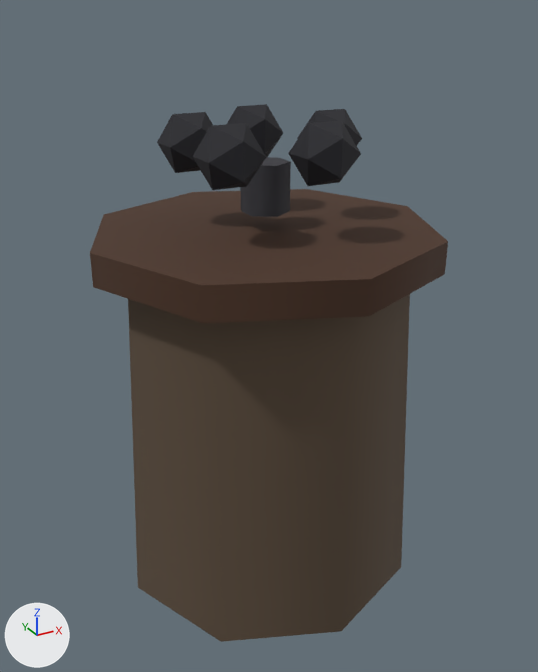
What one commit did to the glTF model public/models/buildings/bombTower/goblin-level1.glb.
Camera for both pictures: a 50 mm camera at (-2.14, -3.93, 3.63) aimed at (0.0, -0.04, 1.68). The axes (+X, +Y, +Z) are drawn at lower left. The lights are the same throughout. The first picture is the older version. Where no turn or scale is listed for an object, it has been applied to the vertices. Vertices at exactly the same position are counted once.
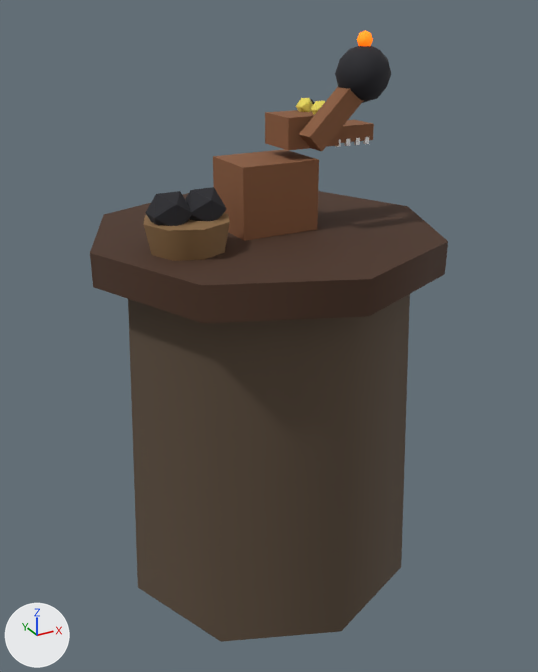
ob_turret is not drawn itself; it is the parent of ob_mesh_6, ob_mesh_7.

Pixel boxes [x1, y1, x2, y2] of what changed, in the pictures (538 x 672 px):
'Mesh_2', recoloured, reshaped, moved
    before: [240, 157, 291, 217]
    after: [213, 149, 319, 241]
'Mesh_6', recoloured, reshaped, moved
    before: [157, 112, 213, 173]
    after: [265, 110, 339, 150]
'Mesh_5', recoloured, reshaped, moved (not visible afterwards)
    before: [192, 123, 266, 190]
'Mesh_4', recoloured, reshaped, moved (not visible afterwards)
    before: [288, 120, 361, 186]
'Mesh_23', added (brown)
    after: [143, 212, 230, 261]
'Mesh_21', added (black)
    after: [335, 46, 391, 103]
'Mesh_7', recoloured, reshaped, moved
    before: [227, 104, 283, 157]
    after: [339, 120, 374, 143]
'Mesh_20', added (brown)
    after: [299, 87, 364, 151]
'Mesh_24', added (black)
    after: [145, 191, 192, 226]
'Mesh_25', added (black)
    after: [185, 187, 226, 221]
'Mesh_3', recoloured
    both: [297, 109, 362, 146]
'Mesh_22', added
    after: [357, 30, 373, 46]
'Mesh_8', added
    after: [296, 98, 313, 112]
'Mesh_10', added
    after: [311, 101, 325, 115]
part 2 of me_mesh_3, built on (black)
    before: [297, 109, 362, 146]

What changed in the scene script:
```text
Change mat_material_2:
    mat_material_2.base_color: (0.0423, 0.0423, 0.0513) -> (0.254, 0.102, 0.0423)  # dark grey #3a3a40 -> brown #8a5a3a
Change mat_material_3:
    mat_material_3.base_color: (0.016, 0.016, 0.0212) -> (0.761, 0.694, 0.352)  # black #222228 -> beige #e2d9a0
Change me_mesh_2:
    remove me_mesh_2.from_pydata(...)  # 16 vertices, 24 faces; spans x -0.13..0.13, y -0.15..0.15, z -0.15..0.15
    add me_mesh_2.from_pydata(...)  # 8 vertices, 12 faces; spans x -0.25..0.25, y -0.2..0.2, z -0.25..0.25
    me_mesh_2 part 1: the whole mesh is rebuilt
Change me_mesh_3:
    remove me_mesh_3.from_pydata(...)  # 12 vertices, 20 faces; spans x -0.17..0.17, y -0.17..0.17, z -0.17..0.17
    add me_mesh_3.from_pydata(...)  # 8 vertices, 12 faces; spans x -0.15..0.15, y -0.14..0.14, z -0.15..0.15
    me_mesh_3 part 2: the whole mesh is rebuilt
Change me_mesh_4:
    remove me_mesh_4.from_pydata(...)  # 12 vertices, 20 faces; spans x -0.17..0.17, y -0.17..0.17, z -0.17..0.17
    remove me_mesh_4.materials.append(mat_material_3)  # black #222228
    add me_mesh_4.from_pydata(...)  # 8 vertices, 12 faces; spans x -0.06..0.06, y -0.06..0.06, z -0.1..0.1
    me_mesh_4 part 3: the whole mesh is rebuilt
    add me_mesh_4.materials.append(mat_material_2)  # brown #8a5a3a
Change me_mesh_5:
    remove me_mesh_5.from_pydata(...)  # 12 vertices, 20 faces; spans x -0.17..0.17, y -0.17..0.17, z -0.17..0.17
    remove me_mesh_5.materials.append(mat_material_3)  # black #222228
    add me_mesh_5.from_pydata(...)  # 8 vertices, 12 faces; spans x -0.06..0.06, y -0.06..0.06, z -0.1..0.1
    me_mesh_5 part 4: the whole mesh is rebuilt
    add me_mesh_5.materials.append(mat_material_2)  # brown #8a5a3a
Change me_mesh_6:
    used by ob_mesh_6; parent = ob_turret; location = (-0.364, 0.265, 0.4)
    remove me_mesh_6.from_pydata(...)  # 12 vertices, 20 faces; spans x -0.17..0.17, y -0.17..0.17, z -0.17..0.17
    remove me_mesh_6.materials.append(mat_material_3)  # black #222228
    add me_mesh_6.from_pydata(...)  # 8 vertices, 12 faces; spans x -0.25..0.25, y -0.2..0.2, z -0.13..0.13
    me_mesh_6 part 5: the whole mesh is rebuilt
    add me_mesh_6.materials.append(mat_material_2)  # brown #8a5a3a
Change me_mesh_7:
    used by ob_mesh_7; parent = ob_turret; location = (0.139, 0.428, 0.4)
    remove me_mesh_7.from_pydata(...)  # 12 vertices, 20 faces; spans x -0.17..0.17, y -0.17..0.17, z -0.17..0.17
    remove me_mesh_7.materials.append(mat_material_3)  # black #222228
    add me_mesh_7.from_pydata(...)  # 8 vertices, 12 faces; spans x -0.225..0.225, y -0.15..0.15, z -0.07..0.07
    me_mesh_7 part 6: the whole mesh is rebuilt
    add me_mesh_7.materials.append(mat_material_2)  # brown #8a5a3a
Add me_mesh_20:
    me_mesh_20.from_pydata([(0.185, -0.06, 0.096), (0.185, 0.06, 0.096), (-0.102, -0.06, -0.182), (-0.102, 0.06, -0.182), (0.102, 0.06, 0.182), (0.102, -0.06, 0.182), (-0.185, 0.06, -0.096), (-0.185, -0.06, -0.096)], [], [(0, 2, 1), (2, 3, 1), (4, 6, 5), (6, 7, 5), (4, 5, 1), (5, 0, 1), (7, 6, 2), (6, 3, 2), (5, 7, 0), (7, 2, 0), (1, 3, 4), (3, 6, 4)])
    me_mesh_20.materials.append(mat_material_2)  # brown #8a5a3a
Change ob_turret:
    ob_turret.location: (0.0, 0.0, 2.5) -> (0.0, 0.0, 2.27)
Change ob_mesh_2:
    ob_mesh_2.location: (0.0, 0.0, 2.65) -> (0.0, 0.0, 2.57)
Change ob_mesh_4:
    ob_mesh_4.location: (0.139, -0.428, 2.9) -> (0.0, 0.12, 2.37)
Change ob_mesh_5:
    ob_mesh_5.location: (-0.364, -0.265, 2.9) -> (0.0, -0.12, 2.37)
Change ob_mesh_6:
    ob_mesh_6.parent: ob_turret -> ob_node_8
    ob_mesh_6.location: (-0.364, 0.265, 0.4) -> (0.0, 0.0, 0.0)
Change ob_mesh_7:
    ob_mesh_7.parent: ob_turret -> ob_node_8
    ob_mesh_7.location: (0.139, 0.428, 0.4) -> (0.42, 0.0, -0.05)
Add ob_node_8:
    ob_node_8 = bpy.data.objects.new('Node_8', None)
    ob_node_8.parent = ob_turret
    ob_node_8.location = (0.25, 0.0, 0.7)
    ob_node_8.scale = (0.7, 0.7, 0.7)
Add ob_mesh_25:
    ob_mesh_25 = bpy.data.objects.new('Mesh_25', me_mesh_25)  # an icosphere of 20 faces spanning x -0.111..0.111, y -0.111..0.111, z -0.111..0.111; in mat_material_7 (black #222228)
    ob_mesh_25.location = (-0.5, -0.2, 2.62)
Add ob_mesh_24:
    ob_mesh_24 = bpy.data.objects.new('Mesh_24', me_mesh_25.copy())
    ob_mesh_24.location = (-0.7, -0.2, 2.62)
Add ob_mesh_23:
    ob_mesh_23 = bpy.data.objects.new('Mesh_23', me_mesh_23)  # 20 vertices, 32 faces; spans x -0.25..0.25, y -0.25..0.25, z -0.125..0.125; in mat_material_9 (brown #8b6a44)
    ob_mesh_23.location = (-0.6, -0.2, 2.45)
Add ob_mesh_22:
    ob_mesh_22 = bpy.data.objects.new('Mesh_22', me_mesh_22)  # 23 vertices, 36 faces; spans x -0.05..0.05, y -0.0433..0.0433, z -0.05..0.05; in mat_material_8 (orange #ffa020, glowing orange #ff6000)
    ob_mesh_22.location = (0.5, -0.25, 3.47)
Add ob_mesh_21:
    ob_mesh_21 = bpy.data.objects.new('Mesh_21', me_mesh_21)  # an icosphere of 80 faces spanning x -0.16..0.16, y -0.16..0.16, z -0.16..0.16; in mat_material_7 (black #222228)
    ob_mesh_21.location = (0.5, -0.25, 3.29)
Add ob_mesh_20:
    ob_mesh_20 = bpy.data.objects.new('Mesh_20', me_mesh_20)
    ob_mesh_20.location = (0.3, -0.25, 3.07)
Add ob_mesh_10:
    ob_mesh_10 = bpy.data.objects.new('Mesh_10', me_mesh_10)  # an icosphere of 20 faces spanning x -0.0476..0.0476, y -0.0476..0.0476, z -0.0476..0.0476; in mat_material_4 (yellow #f5e663)
    ob_mesh_10.location = (0.32, -0.084, 3.089)
Add ob_mesh_8:
    ob_mesh_8 = bpy.data.objects.new('Mesh_8', me_mesh_10.copy())
    ob_mesh_8.location = (0.32, 0.084, 3.089)
```
